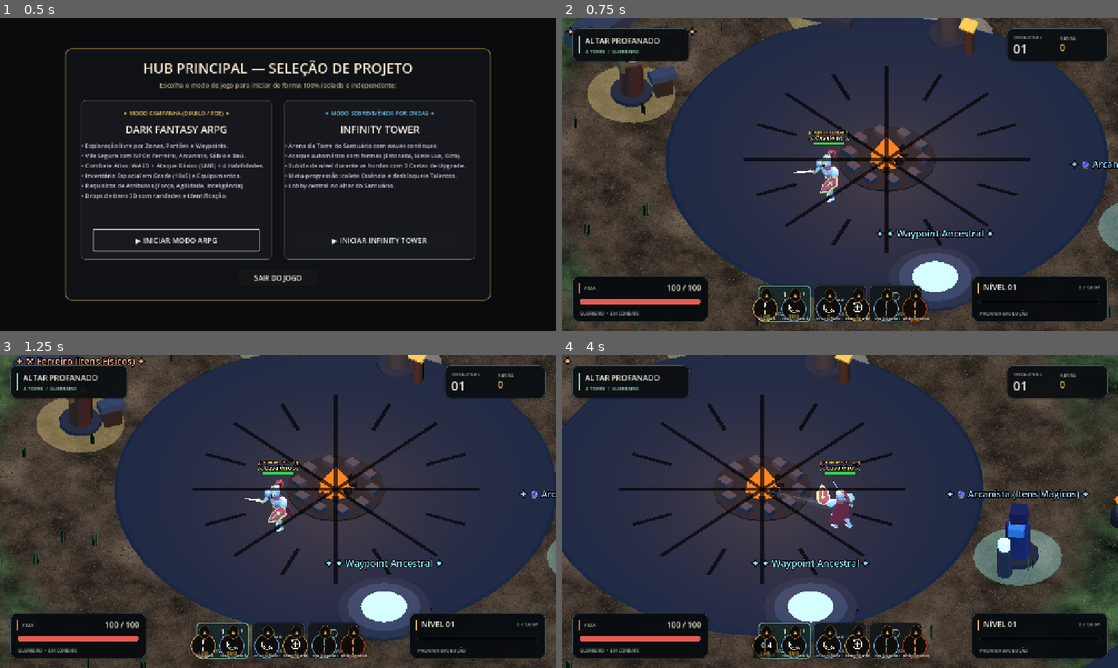
Above: before the commit, frames 1-4 (two rows, left to right).
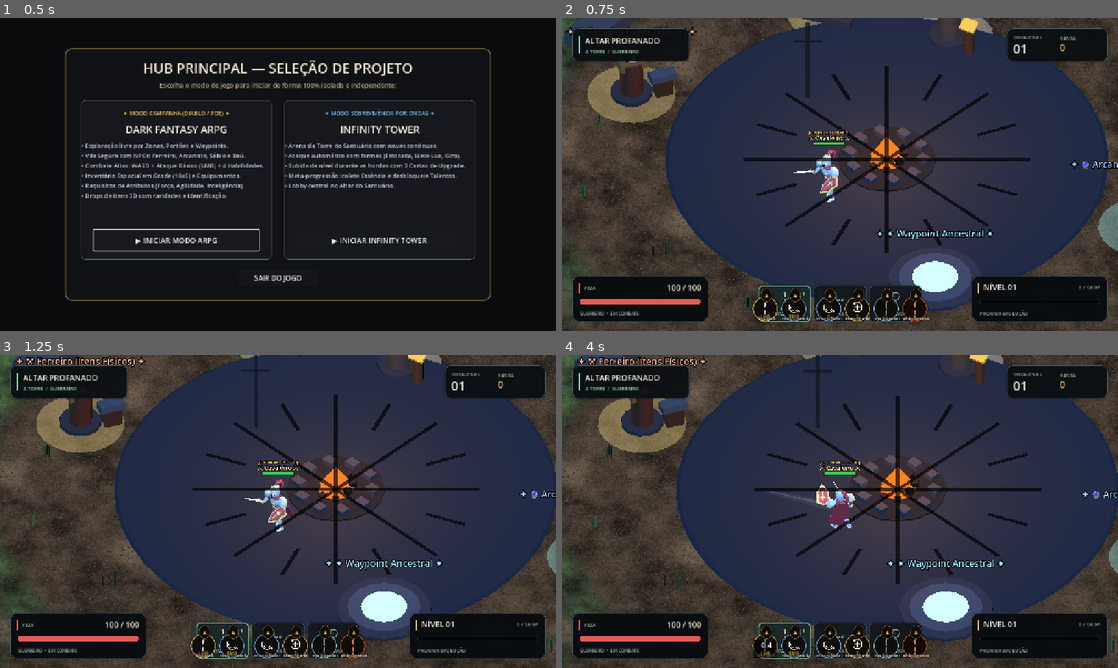
Above: after the commit, the same moments.

Repository: mguedesdev/tower-arpg
Game: Godot game, scene res://scenes/launcher.tscn
Same seed, same stepped clock (60 frames per second), same inputs: the game is played once before the commit and once after it.
Inputs (mouse positions are in pixels of both pictures, inside the frame that each line leads up to):
- Up to frame 1 (0.5 s): no input
- Up to frame 2 (0.75 s): click "▶ INICIAR MODO ARPG" at 0.5 s
- Up to frame 3 (1.25 s): no input
- Up to frame 4 (4 s): tap Enter at 1.25 s; move the mouse to (962, 495) at 1.27 s; hold D (move_right) 1.28-2 s; tap E at 1.35, 3.05 s; click (962, 495) at 1.42 s; tap Space at 1.52 s; drag from (728, 527) to (812, 574) at 2.02 s; move the mouse to (895, 442) at 2.77 s; hold D (move_right) 2.78-3.5 s; tap 3 (form_spin) at 2.85 s; click (895, 442) at 2.92 s; drag from (812, 574) to (673, 464) at 3.52 s

Frame 1 is identical in both runs. In frame 2, 0.5% of the frame differs, in the area x 2-99%, y 0-100%; in frame 3, 0.5%; in frame 4, 48%, in the area x 0-100%, y 0-100%.

Commit message:
feat(arpg): implementar coleta [E], target frame albion, dano flutuante e otimizacao de inventario

Diff:
--- /dev/null
+++ b/core/combat/floating_damage_number_3d.gd
@@ -0,0 +1,51 @@
+extends Node3D
+class_name FloatingDamageNumber3D
+## Número de dano flutuante em 3D (estilo Albion Online / ARPG).
+## Sobe suavemente e desaparece com fade out de 0.8s.
+
+var _label: Label3D
+var _lifetime: float = 0.85
+var _elapsed: float = 0.0
+var _velocity: Vector3 = Vector3(0.0, 1.6, 0.0)
+
+
+func setup(damage: int, is_crit: bool, is_player_damage: bool, spawn_pos: Vector3) -> void:
+	global_position = spawn_pos + Vector3(randf_range(-0.25, 0.25), 1.6 + randf_range(-0.1, 0.1), randf_range(-0.25, 0.25))
+
+	_label = Label3D.new()
+	_label.billboard = BaseMaterial3D.BILLBOARD_ENABLED
+	_label.no_depth_test = true
+	_label.render_priority = 30
+	_label.outline_render_priority = 29
+	_label.pixel_size = 0.0075
+	_label.font_size = 36 if is_crit else 28
+	_label.outline_size = 10 if is_crit else 8
+	_label.outline_modulate = Color(0.01, 0.01, 0.02, 1.0)
+
+	if is_player_damage:
+		# Dano sofrido pelo herói (vermelho vivo como no Albion "-50")
+		_label.modulate = Color(1.0, 0.25, 0.25, 1.0)
+		_label.text = "-%d" % damage
+	elif is_crit:
+		# Dano crítico causado aos inimigos (amarelo/dourado brilhante)
+		_label.modulate = Color(1.0, 0.95, 0.20, 1.0)
+		_label.text = "✦ %d!" % damage
+	else:
+		# Dano normal causado aos inimigos (laranja/âmbar quente)
+		_label.modulate = Color(1.0, 0.78, 0.35, 1.0)
+		_label.text = "%d" % damage
+
+	add_child(_label)
+
+
+func _process(delta: float) -> void:
+	_elapsed += delta
+	position += _velocity * delta
+	_velocity.y = maxf(0.3, _velocity.y - delta * 1.5)
+
+	if _label != null:
+		var alpha: float = clampf(1.0 - (_elapsed / _lifetime), 0.0, 1.0)
+		_label.modulate.a = alpha
+
+	if _elapsed >= _lifetime:
+		queue_free()
--- a/game/items/ground_item_3d.gd
+++ b/game/items/ground_item_3d.gd
@@ -14,8 +14,8 @@
 
 
 func _ready() -> void:
-	collision_layer = 0
-	collision_mask = 2 # Detecta o Player
+	collision_layer = 4
+	collision_mask = 3 # Camadas 1 e 2 (Player)
 	monitoring = true
 	monitorable = false
 	body_entered.connect(_on_body_entered)
@@ -83,7 +83,7 @@
 	_label_3d.outline_modulate = Color(0.01, 0.01, 0.02, 1.0)
 	_label_3d.modulate = r_col.lightened(0.40)
 	var prefix: String = "✦ " if item != null and item.rarity != ItemInstance.ItemRarity.NORMAL else ""
-	_label_3d.text = "[ %s%s ]" % [prefix, item.get_display_name() if item != null else "Item"]
+	_label_3d.text = "[E]  %s%s" % [prefix, item.get_display_name() if item != null else "Item"]
 	_label_3d.position = Vector3(0.0, 0.75, 0.0)
 	add_child(_label_3d)
 
@@ -110,25 +110,29 @@
 	attempt_pickup(body as TowerPlayer)
 
 
-func attempt_pickup(player: TowerPlayer) -> bool:
+func attempt_pickup(player: Node = null) -> bool:
 	if is_picked or item == null:
 		return false
-	var main_scene = get_tree().current_scene
-	if main_scene == null or not ("backpack" in main_scene):
+	var scene = get_tree().current_scene
+	if scene == null or not ("backpack" in scene):
+		scene = find_parent("ARPGGame")
+		if scene == null:
+			scene = find_parent("Arena")
+	if scene == null or not ("backpack" in scene):
 		return false
 
-	var backpack: SpatialInventoryGrid = main_scene.backpack as SpatialInventoryGrid
+	var backpack: SpatialInventoryGrid = scene.backpack as SpatialInventoryGrid
 	if backpack == null:
 		return false
 
 	if backpack.auto_add_item(item):
 		is_picked = true
 		picked_up.emit(item)
-		if main_scene.has_method("notify_item_pickup"):
-			main_scene.call("notify_item_pickup", item)
+		if scene.has_method("notify_item_pickup"):
+			scene.call("notify_item_pickup", item)
 		queue_free()
 		return true
 	else:
-		if main_scene.has_method("notify_inventory_full"):
-			main_scene.call("notify_inventory_full")
+		if scene.has_method("notify_inventory_full"):
+			scene.call("notify_inventory_full")
 		return false
--- /dev/null
+++ b/game/ui/campaign/target_frame_hud.gd
@@ -0,0 +1,193 @@
+extends Control
+class_name TargetFrameHUD
+## Placa de Alvo Selecionado no Topo Central (estilo Albion Online).
+## Mostra Retrato Circular, Nome do Monstro, Nível e Barras de Vida / Energia.
+
+var _target_enemy: TowerEnemy = null
+var _target_ring: MeshInstance3D = null
+
+var _panel: PanelContainer
+var _name_label: Label
+var _lvl_badge: Label
+var _hp_bar: ProgressBar
+var _hp_label: Label
+var _energy_bar: ProgressBar
+
+
+func _ready() -> void:
+	mouse_filter = Control.MOUSE_FILTER_IGNORE
+	_build_ui()
+	visible = false
+
+
+func _build_ui() -> void:
+	_panel = PanelContainer.new()
+	_panel.custom_minimum_size = Vector2(280, 58)
+	_panel.mouse_filter = Control.MOUSE_FILTER_IGNORE
+	_panel.anchors_preset = Control.PRESET_CENTER_TOP
+	_panel.grow_horizontal = Control.GROW_DIRECTION_BOTH
+	_panel.position = Vector2(-140, 24)
+
+	var style := StyleBoxFlat.new()
+	style.bg_color = Color(0.05, 0.05, 0.07, 0.94)
+	style.border_color = Color(0.65, 0.52, 0.25, 0.90)
+	style.border_width_left = 2
+	style.border_width_top = 2
+	style.border_width_right = 2
+	style.border_width_bottom = 2
+	style.corner_radius_top_left = 8
+	style.corner_radius_top_right = 8
+	style.corner_radius_bottom_left = 8
+	style.corner_radius_bottom_right = 8
+	style.content_margin_left = 10
+	style.content_margin_right = 10
+	style.content_margin_top = 6
+	style.content_margin_bottom = 6
+	_panel.add_theme_stylebox_override("panel", style)
+	add_child(_panel)
+
+	var hbox := HBoxContainer.new()
+	hbox.add_theme_constant_override("separation", 10)
+	_panel.add_child(hbox)
+
+	# 1. Retrato Circular do Monstro
+	var portrait := Panel.new()
+	portrait.custom_minimum_size = Vector2(44, 44)
+	var p_style := StyleBoxFlat.new()
+	p_style.bg_color = Color(0.12, 0.14, 0.18)
+	p_style.border_color = Color(0.85, 0.25, 0.25)
+	p_style.set_border_width_all(2)
+	p_style.set_corner_radius_all(22)
+	portrait.add_theme_stylebox_override("panel", p_style)
+	hbox.add_child(portrait)
+
+	var p_icon := Label.new()
+	p_icon.text = "☠"
+	p_icon.horizontal_alignment = HORIZONTAL_ALIGNMENT_CENTER
+	p_icon.vertical_alignment = VERTICAL_ALIGNMENT_CENTER
+	p_icon.position = Vector2(0, 2)
+	p_icon.size = Vector2(44, 40)
+	p_icon.add_theme_font_size_override("font_size", 22)
+	p_icon.add_theme_color_override("font_color", Color(1.0, 0.35, 0.35))
+	portrait.add_child(p_icon)
+
+	# 2. Informações de Nome, Nível e Barras
+	var vbox := VBoxContainer.new()
+	vbox.size_flags_horizontal = Control.SIZE_EXPAND_FILL
+	vbox.add_theme_constant_override("separation", 3)
+	hbox.add_child(vbox)
+
+	var title_row := HBoxContainer.new()
+	vbox.add_child(title_row)
+
+	_name_label = Label.new()
+	_name_label.text = "Inimigo"
+	_name_label.size_flags_horizontal = Control.SIZE_EXPAND_FILL
+	_name_label.add_theme_font_size_override("font_size", 13)
+	_name_label.add_theme_color_override("font_color", Color(0.96, 0.88, 0.65))
+	title_row.add_child(_name_label)
+
+	_lvl_badge = Label.new()
+	_lvl_badge.text = "[VI]"
+	_lvl_badge.add_theme_font_size_override("font_size", 11)
+	_lvl_badge.add_theme_color_override("font_color", Color(0.90, 0.40, 0.30))
+	title_row.add_child(_lvl_badge)
+
+	# 3. Barra de Vida Vermelha
+	_hp_bar = ProgressBar.new()
+	_hp_bar.custom_minimum_size = Vector2(180, 14)
+	_hp_bar.show_percentage = false
+	var hp_bg := StyleBoxFlat.new()
+	hp_bg.bg_color = Color(0.08, 0.08, 0.10)
+	hp_bg.set_corner_radius_all(3)
+	var hp_fill := StyleBoxFlat.new()
+	hp_fill.bg_color = Color(0.85, 0.18, 0.22)
+	hp_fill.set_corner_radius_all(3)
+	_hp_bar.add_theme_stylebox_override("background", hp_bg)
+	_hp_bar.add_theme_stylebox_override("fill", hp_fill)
+	vbox.add_child(_hp_bar)
+
+	_hp_label = Label.new()
+	_hp_label.text = "100 / 100"
+	_hp_label.horizontal_alignment = HORIZONTAL_ALIGNMENT_CENTER
+	_hp_label.vertical_alignment = VERTICAL_ALIGNMENT_CENTER
+	_hp_label.position = Vector2(0, -2)
+	_hp_label.size = Vector2(180, 16)
+	_hp_label.add_theme_font_size_override("font_size", 10)
+	_hp_label.add_theme_color_override("font_color", Color.WHITE)
+	_hp_label.add_theme_constant_override("outline_size", 3)
+	_hp_label.add_theme_color_override("font_outline_color", Color.BLACK)
+	_hp_bar.add_child(_hp_label)
+
+
+func set_target(enemy: TowerEnemy, area_lvl: int = 1) -> void:
+	if _target_enemy == enemy:
+		return
+	_remove_ring()
+	_target_enemy = enemy
+	if _target_enemy == null or not is_instance_valid(_target_enemy):
+		visible = false
+		return
+
+	visible = true
+	var e_name: String = "Esqueleto Profanado"
+	if _target_enemy.is_mini_boss:
+		e_name = "☠ O Carrasco Profanado"
+	elif _target_enemy.name.to_lower().contains("wolf"):
+		e_name = "Lobo Espectral"
+
+	_name_label.text = e_name
+	_lvl_badge.text = "[Nv. %d]" % maxi(1, area_lvl)
+	_update_stats()
+
+	# Cria o anel vermelho de seleção sob os pés do monstro
+	_create_ring(_target_enemy)
+
+
+func _create_ring(enemy: Node3D) -> void:
+	_target_ring = MeshInstance3D.new()
+	_target_ring.name = "TargetSelectionRing"
+	var torus := TorusMesh.new()
+	torus.inner_radius = 0.95
+	torus.outer_radius = 1.08
+	torus.rings = 24
+	torus.ring_segments = 4
+	_target_ring.mesh = torus
+
+	var mat := StandardMaterial3D.new()
+	mat.albedo_color = Color(1.0, 0.15, 0.18, 0.95)
+	mat.emission_enabled = true
+	mat.emission = Color(1.0, 0.20, 0.20)
+	mat.emission_energy_multiplier = 1.8
+	mat.shading_mode = BaseMaterial3D.SHADING_MODE_UNSHADED
+	mat.no_depth_test = true
+	_target_ring.material_override = mat
+	_target_ring.position = Vector3(0.0, 0.03, 0.0)
+	enemy.add_child(_target_ring)
+
+
+func _remove_ring() -> void:
+	if _target_ring != null and is_instance_valid(_target_ring):
+		_target_ring.queue_free()
+		_target_ring = null
+
+
+func _update_stats() -> void:
+	if _target_enemy == null or not is_instance_valid(_target_enemy):
+		visible = false
+		_remove_ring()
+		return
+	_hp_bar.max_value = _target_enemy.maximum_health
+	_hp_bar.value = _target_enemy.health
+	_hp_label.text = "%d / %d" % [_target_enemy.health, _target_enemy.maximum_health]
+
+
+func _process(_delta: float) -> void:
+	if not visible:
+		return
+	if _target_enemy == null or not is_instance_valid(_target_enemy) or _target_enemy.health <= 0:
+		visible = false
+		_remove_ring()
+		_target_enemy = null
+		return
+	_update_stats()
--- a/scripts/arena_art.gd
+++ b/scripts/arena_art.gd
@@ -561,6 +561,7 @@
 
 func _build_town_encampment() -> void:
 	_build_albion_stone_mandala_plaza(Vector3.ZERO)
+	_build_albion_dungeon_props()
 	# Fogueira Central do Acampamento dos Exilados (estilo Rogue Encampment - Diablo 2)
 	_cylinder(Vector3(0.0, 0.04, 0.0), 1.45, 0.08, COLOR_STONE_DARK, 16)
 	for i in range(10):
@@ -636,3 +637,140 @@
 			Vector3(-9.5, 0.0, -4.5), Vector3(9.5, 0.0, -4.5),
 		]:
 			_gravestone(extra_grave, rng.randf_range(-0.25, 0.25))
+
+func _build_albion_dungeon_props() -> void:
+	# 1. Barris de armas (barris de madeira com espadas/lanças dentro)
+	for b_pos in [Vector3(-5.2, 0.0, -8.5), Vector3(6.5, 0.0, -7.2), Vector3(-6.8, 0.0, 7.8)]:
+		_weapon_barrel(b_pos)
+
+	# 2. Caixotes de madeira quebrados nos cantos
+	for c_pos in [Vector3(-7.2, 0.0, -10.5), Vector3(8.2, 0.0, -11.0), Vector3(-8.5, 0.0, 9.5), Vector3(7.5, 0.0, 8.5)]:
+		_wooden_crate(c_pos, rng.randf_range(-0.4, 0.4))
+
+	# 3. Manchas de palha / feno espalhadas pelo chão de pedra
+	for s_pos in [Vector3(-2.8, 0.0, -4.5), Vector3(3.5, 0.0, -3.8), Vector3(1.8, 0.0, 4.2), Vector3(-3.5, 0.0, 3.5)]:
+		_straw_patch(s_pos)
+
+	# 4. Brasão de armas entalhado nas pedras do piso (Escudo e Espada estilo Albion)
+	_heraldic_floor_carving(Vector3(-4.8, 0.0, -1.5))
+
+
+func _weapon_barrel(pos: Vector3) -> void:
+	var root := Node3D.new()
+	root.name = _unique("WeaponBarrel")
+	root.position = pos
+	add_child(root)
+
+	var barrel_mat := _material("barrel_wood", Color(0.24, 0.16, 0.10), 0.85)
+	var barrel := CylinderMesh.new()
+	barrel.top_radius = 0.36
+	barrel.bottom_radius = 0.34
+	barrel.height = 0.78
+	var b_node := MeshInstance3D.new()
+	b_node.mesh = barrel
+	b_node.material_override = barrel_mat
+	b_node.position = Vector3(0.0, 0.39, 0.0)
+	root.add_child(b_node)
+
+	var rim_mat := _material("barrel_iron", Color(0.12, 0.12, 0.14), 0.5)
+	var r1 := CylinderMesh.new()
+	r1.top_radius = 0.37
+	r1.bottom_radius = 0.37
+	r1.height = 0.06
+	var r1_node := MeshInstance3D.new()
+	r1_node.mesh = r1
+	r1_node.material_override = rim_mat
+	r1_node.position = Vector3(0.0, 0.22, 0.0)
+	root.add_child(r1_node)
+
+	var r2_node := MeshInstance3D.new()
+	r2_node.mesh = r1
+	r2_node.material_override = rim_mat
+	r2_node.position = Vector3(0.0, 0.56, 0.0)
+	root.add_child(r2_node)
+
+	var blade_mat := _material("steel_blade", Color(0.65, 0.70, 0.78), 0.25)
+	for i in range(3):
+		var ang := float(i) * TAU / 3.0 + 0.3
+		var blade := BoxMesh.new()
+		blade.size = Vector3(0.05, 0.85, 0.12)
+		var bl_node := MeshInstance3D.new()
+		bl_node.mesh = blade
+		bl_node.material_override = blade_mat
+		bl_node.position = Vector3(cos(ang) * 0.12, 0.82, sin(ang) * 0.12)
+		bl_node.rotation.z = cos(ang) * 0.22
+		bl_node.rotation.x = sin(ang) * 0.22
+		root.add_child(bl_node)
+
+
+func _wooden_crate(pos: Vector3, rot_y: float) -> void:
+	var root := Node3D.new()
+	root.name = _unique("WoodCrate")
+	root.position = pos
+	root.rotation.y = rot_y
+	add_child(root)
+
+	var crate_mat := _material("crate_wood", Color(0.32, 0.22, 0.14), 0.9)
+	var crate_mesh := BoxMesh.new()
+	crate_mesh.size = Vector3(0.72, 0.70, 0.72)
+	var c_node := MeshInstance3D.new()
+	c_node.mesh = crate_mesh
+	c_node.material_override = crate_mat
+	c_node.position = Vector3(0.0, 0.35, 0.0)
+	root.add_child(c_node)
+
+	var plank_mat := _material("plank_wood", Color(0.22, 0.15, 0.10), 0.95)
+	var p_mesh := BoxMesh.new()
+	p_mesh.size = Vector3(0.75, 0.08, 0.75)
+	var p_node := MeshInstance3D.new()
+	p_node.mesh = p_mesh
+	p_node.material_override = plank_mat
+	p_node.position = Vector3(0.0, 0.70, 0.0)
+	root.add_child(p_node)
+
+
+func _straw_patch(pos: Vector3) -> void:
+	var straw_mat := StandardMaterial3D.new()
+	straw_mat.albedo_color = Color(0.68, 0.58, 0.28, 0.75)
+	straw_mat.transparency = BaseMaterial3D.TRANSPARENCY_ALPHA
+	straw_mat.roughness = 1.0
+
+	var s_mesh := BoxMesh.new()
+	s_mesh.size = Vector3(1.6, 0.015, 1.3)
+	var node := MeshInstance3D.new()
+	node.name = _unique("StrawPatch")
+	node.mesh = s_mesh
+	node.material_override = straw_mat
+	node.position = pos + Vector3(0.0, 0.022, 0.0)
+	node.rotation.y = rng.randf_range(-PI, PI)
+	node.cast_shadow = GeometryInstance3D.SHADOW_CASTING_SETTING_OFF
+	add_child(node)
+
+
+func _heraldic_floor_carving(pos: Vector3) -> void:
+	var emblem_mat := StandardMaterial3D.new()
+	emblem_mat.albedo_color = Color(0.08, 0.10, 0.14, 0.75)
+	emblem_mat.transparency = BaseMaterial3D.TRANSPARENCY_ALPHA
+	emblem_mat.shading_mode = BaseMaterial3D.SHADING_MODE_UNSHADED
+	emblem_mat.no_depth_test = true
+	emblem_mat.render_priority = 6
+
+	var sword_blade := BoxMesh.new()
+	sword_blade.size = Vector3(0.12, 0.002, 3.4)
+	var sw_node := MeshInstance3D.new()
+	sw_node.mesh = sword_blade
+	sw_node.material_override = emblem_mat
+	sw_node.position = pos + Vector3(0.0, 0.026, 0.0)
+	sw_node.rotation.y = PI * 0.25
+	sw_node.cast_shadow = GeometryInstance3D.SHADOW_CASTING_SETTING_OFF
+	add_child(sw_node)
+
+	var guard := BoxMesh.new()
+	guard.size = Vector3(0.85, 0.002, 0.10)
+	var g_node := MeshInstance3D.new()
+	g_node.mesh = guard
+	g_node.material_override = emblem_mat
+	g_node.position = pos + Vector3(-0.6, 0.027, -0.6)
+	g_node.rotation.y = PI * 0.25
+	g_node.cast_shadow = GeometryInstance3D.SHADOW_CASTING_SETTING_OFF
+	add_child(g_node)
--- a/scripts/arpg/arpg_game.gd
+++ b/scripts/arpg/arpg_game.gd
@@ -50,6 +50,7 @@
 var skill_bar_hud: SkillBarHUD
 var town_npc_modal: TownNpcModal
 var inventory_modal: InventoryEquipmentModal
+var target_frame: TargetFrameHUD
 
 var backpack: SpatialInventoryGrid = SpatialInventoryGrid.new(10, 5)
 var stash_grid: SpatialInventoryGrid = SpatialInventoryGrid.new(10, 6)
@@ -112,6 +113,17 @@
 		player.skill_controller.set_enabled(true)
 	skill_bar_hud.visible = true
 
+	# Placa de Alvo Selecionado no Topo Central (estilo Albion)
+	var target_frame_script = load("res://game/ui/campaign/target_frame_hud.gd")
+	if target_frame_script != null:
+		target_frame = target_frame_script.new()
+		$HUD.add_child(target_frame)
+		if player != null and player.skill_controller != null:
+			player.skill_controller.target_selected.connect(func(target_enemy: TowerEnemy):
+				if target_frame != null:
+					target_frame.set_target(target_enemy, area_level)
+			)
+
 	# Modal de NPCs e Waypoints da Vila
 	town_npc_modal = TOWN_NPC_MODAL_SCRIPT.new() as TownNpcModal
 	$HUD.add_child(town_npc_modal)
@@ -160,6 +172,11 @@
 
 	if event is InputEventKey and event.pressed and not event.echo:
 		if event.keycode == KEY_E:
+			# 1. Pega item caído no chão próximo (prioridade ao loot)
+			if _pickup_nearest_ground_item():
+				get_viewport().set_input_as_handled()
+				return
+			# 2. Interage com NPC / Baú / Waypoint da Vila
 			for station in _active_interactables:
 				if is_instance_valid(station) and station.is_player_in_range():
 					station.trigger_interaction()
@@ -382,7 +399,10 @@
 			if station.update_proximity(p_pos, delta) and near_station == null:
 				near_station = station
 
-	if near_station != null and (town_npc_modal == null or not town_npc_modal.visible):
+	var near_item: GroundItem3D = _get_nearest_ground_item(3.2)
+	if near_item != null and (town_npc_modal == null or not town_npc_modal.visible):
+		status_label.text = "✦ Pressione [E] para coletar: %s" % near_item.item.get_display_name()
+	elif near_station != null and (town_npc_modal == null or not town_npc_modal.visible):
 		status_label.text = "%s — Pressione [E] para interagir" % near_station.station_title
 
 	for gate in _active_portals:
@@ -476,29 +496,56 @@
 		inventory_modal._refresh_stats_view()
 
 
+func _get_nearest_ground_item(max_dist: float = 3.5) -> GroundItem3D:
+	if _ground_items_root == null or player == null:
+		return null
+	var p_pos: Vector3 = player.global_position
+	var nearest: GroundItem3D = null
+	var min_d: float = max_dist
+	for child in _ground_items_root.get_children():
+		if child is GroundItem3D and not child.is_picked and is_instance_valid(child):
+			var d: float = p_pos.distance_to(child.global_position)
+			if d < min_d:
+				min_d = d
+				nearest = child
+	return nearest
+
+
+func _pickup_nearest_ground_item() -> bool:
+	var item: GroundItem3D = _get_nearest_ground_item(3.5)
+	if item != null:
+		return item.attempt_pickup(player)
+	return false
+
+
 func _grant_starter_items() -> void:
 	if backpack == null:
 		return
 	backpack.clear()
+	var player_stats: CharacterStats = player.stats if player != null else null
 	var sword = ItemDatabase.generate_loot(1, ItemInstance.ItemRarity.NORMAL, "sword_steel")
-	backpack.auto_add_item(sword)
+	if equipment != null and sword != null:
+		equipment.equip_item(sword, ItemDefinition.EquipmentSlot.MAIN_HAND, player_stats)
+
 	var chest = ItemDatabase.generate_loot(1, ItemInstance.ItemRarity.NORMAL, "chest_plate")
-	backpack.auto_add_item(chest)
-	var helm = ItemDatabase.generate_loot(1, ItemInstance.ItemRarity.NORMAL, "helm_iron")
-	backpack.auto_add_item(helm)
+	if equipment != null and chest != null:
+		equipment.equip_item(chest, ItemDefinition.EquipmentSlot.CHEST, player_stats)
+
 	var boots = ItemDatabase.generate_loot(1, ItemInstance.ItemRarity.NORMAL, "boots_plate")
-	backpack.auto_add_item(boots)
+	if equipment != null and boots != null:
+		equipment.equip_item(boots, ItemDefinition.EquipmentSlot.BOOTS, player_stats)
+
 	var dagger = ItemDatabase.generate_loot(1, ItemInstance.ItemRarity.NORMAL, "dagger_sharp")
 	backpack.auto_add_item(dagger)
-	var greatsword = ItemDatabase.generate_loot(1, ItemInstance.ItemRarity.MAGIC, "greatsword_iron")
-	greatsword.is_identified = false
-	backpack.auto_add_item(greatsword)
+
 	var ring = ItemDatabase.generate_loot(1, ItemInstance.ItemRarity.MAGIC, "ring_ruby")
 	backpack.auto_add_item(ring)
-	var amulet = ItemDatabase.generate_loot(1, ItemInstance.ItemRarity.MAGIC, "amulet_hawk")
-	backpack.auto_add_item(amulet)
+
 	var pot = ItemDatabase.generate_loot(1, ItemInstance.ItemRarity.NORMAL, "potion_health")
 	backpack.auto_add_item(pot)
+
+	if inventory_modal != null:
+		inventory_modal._refresh_all()
 
 
 func _on_town_identify_items_requested() -> void:
@@ -566,4 +613,15 @@
 			player.skill_controller.set_enabled(true)
 		if skill_bar_hud != null:
 			skill_bar_hud.visible = true
+
+	# Placa de Alvo Selecionado no Topo Central (estilo Albion)
+	var target_frame_script = load("res://game/ui/campaign/target_frame_hud.gd")
+	if target_frame_script != null:
+		target_frame = target_frame_script.new()
+		$HUD.add_child(target_frame)
+		if player != null and player.skill_controller != null:
+			player.skill_controller.target_selected.connect(func(target_enemy: TowerEnemy):
+				if target_frame != null:
+					target_frame.set_target(target_enemy, area_level)
+			)
 		_load_campaign_zone("town")
--- a/scripts/enemy.gd
+++ b/scripts/enemy.gd
@@ -297,6 +297,11 @@
 	_aggro_triggered = true
 	health = maxi(0, health - amount)
 	health_changed.emit(health, maximum_health)
+	var dmg_script = load("res://core/combat/floating_damage_number_3d.gd")
+	if dmg_script != null and get_parent() != null:
+		var dmg_num = dmg_script.new()
+		get_parent().add_child(dmg_num)
+		dmg_num.setup(amount, false, false, global_position)
 	if health_bar != null:
 		health_bar.update_health(health, maximum_health, is_burning())
 	if health > 0:
--- a/scripts/player.gd
+++ b/scripts/player.gd
@@ -628,6 +628,11 @@
 	else:
 		health = maxi(health - amount, 0)
 		health_changed.emit(health, max_health)
+	var dmg_script = load("res://core/combat/floating_damage_number_3d.gd")
+	if dmg_script != null and get_parent() != null:
+		var dmg_num = dmg_script.new()
+		get_parent().add_child(dmg_num)
+		dmg_num.setup(amount, false, true, global_position)
 	if health == 0:
 		alive = false
 		velocity = Vector3.ZERO
--- a/scripts/player_skill_controller.gd
+++ b/scripts/player_skill_controller.gd
@@ -9,7 +9,8 @@
 ## • Clicou no chão vazio → golpeia no lugar, na direção do cursor.
 ## • WASD sempre tem prioridade e cancela a perseguição.
 
-signal slots_changed()
+signal slots_changed
+signal target_selected(enemy: Node3D)
 signal skill_cast(skill_id: String)
 
 const VFX = preload("res://scripts/vfx/tower_vfx_spawner.gd")
@@ -204,6 +205,8 @@
 		return
 	_pending_slot = slot_idx
 	_pending_target = pick_enemy_under_cursor()
+	if _pending_target != null:
+		target_selected.emit(_pending_target)
 	_has_ground_point = false
 	if _pending_target == null:
 		var gp: Variant = get_cursor_ground_point()
Not shown, added: core/combat/floating_damage_number_3d.gd.uid
Not shown, added: game/ui/campaign/target_frame_hud.gd.uid
